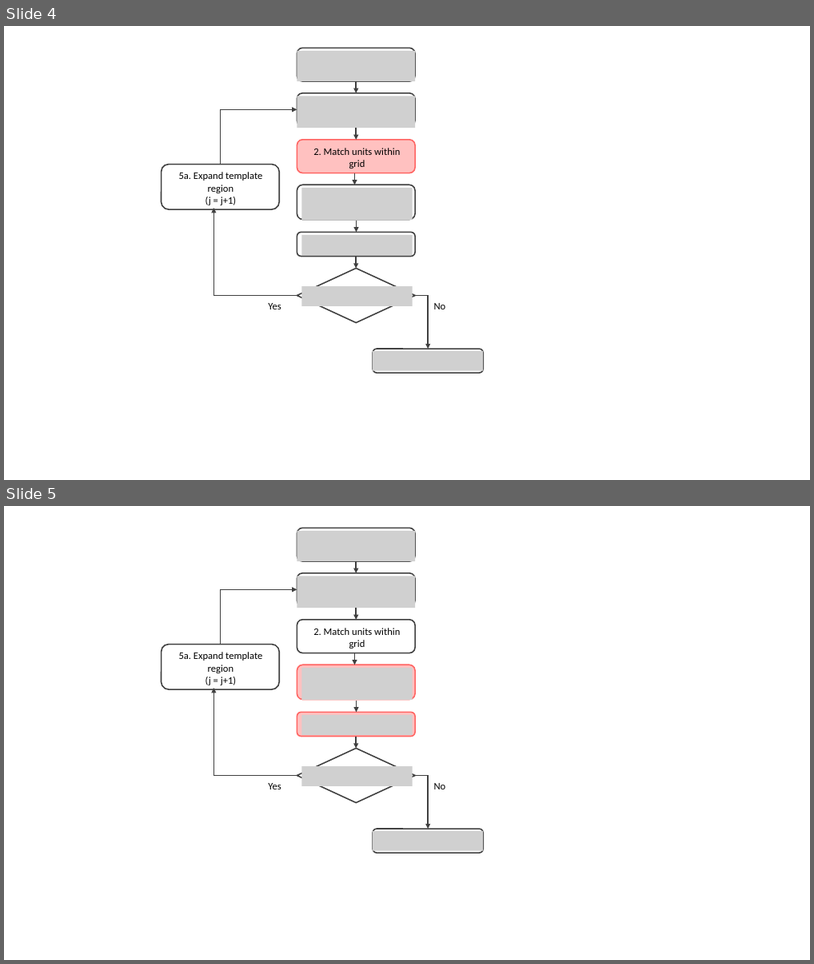
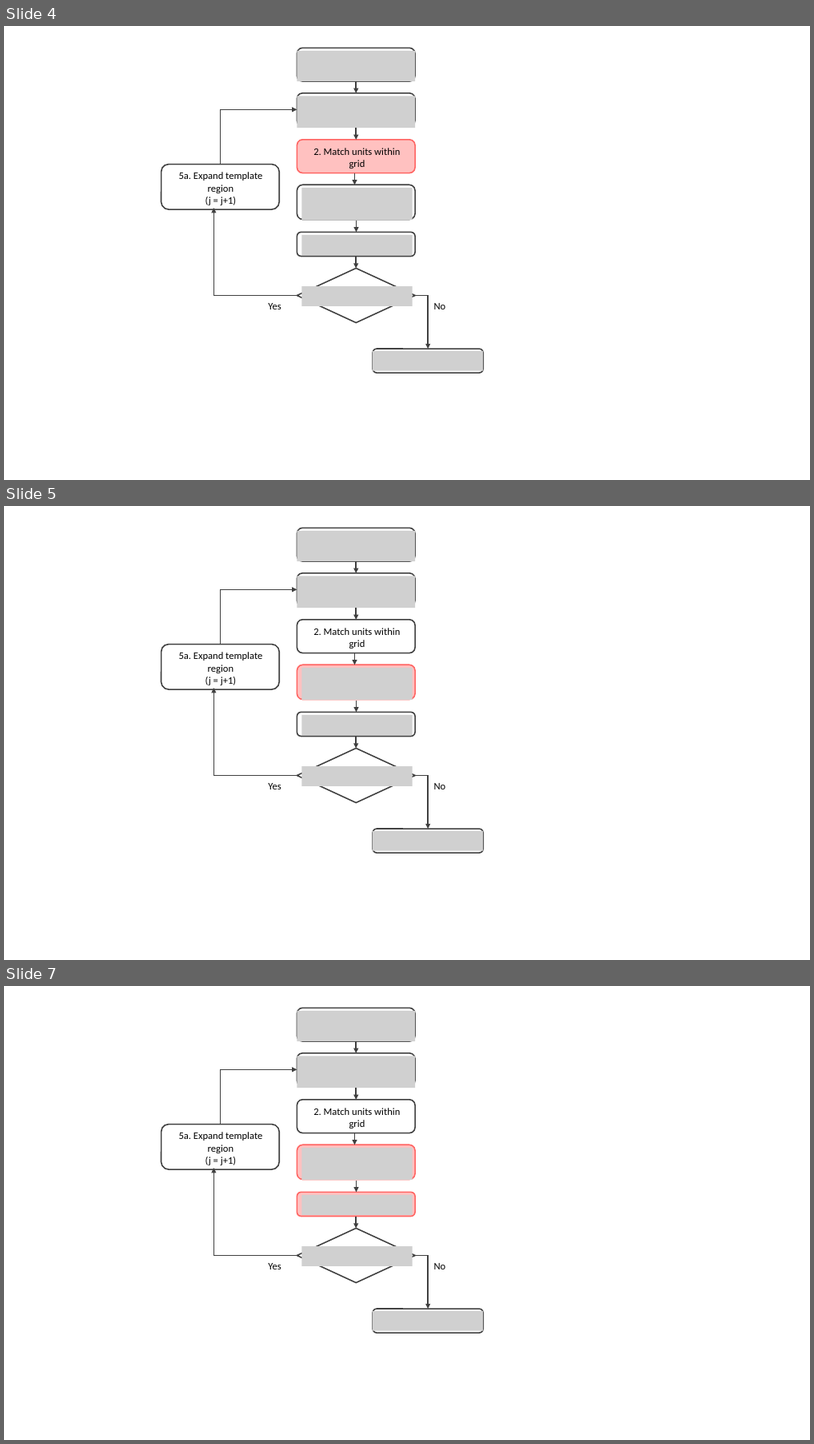
Before and after one commit to maibennett/presentations, a slide deck: content/presentations/RD/IC_20210312/images/diagram_GRD.pptx. Shown one above the other, each under a label of ours: slides 4 and 5 before the commit, slides 4, 5 and 7 after it; the slides between them are not shown. The pictures are 814x964 and 814x1444 pixels, drawn with LibreOffice and Linux fonts; fonts in the diff are those of the drawing; grey boxes stand for pictures. Boxes give left, top, right and bottom in pixels: in the first picture for what was removed or moved away, otherwise in the second. Text is boxed around its words. In the diff, an @@ line names an element or a change of style, - is before the commit and + after.

```diff
--- a/content/presentations/RD/IC_20210312/images/diagram_GRD.pptx
+++ b/content/presentations/RD/IC_20210312/images/diagram_GRD.pptx
@@ slide 5 added at bbox=[4, 506, 810, 960], background #FFFFFF @@
@@ rounded rectangle added at bbox=[298, 528, 415, 561], outline #404040 1.5 pt @@
@@ picture added at bbox=[298, 531, 415, 562] @@
@@ rounded rectangle added at bbox=[298, 573, 415, 606], outline #404040 1.5 pt @@
@@ picture added at bbox=[298, 576, 415, 608] @@
@@ arrow added from (356, 561) to (356, 573), #404040 1.5 pt @@
@@ elbow arrow added from (221, 644) to (298, 589), #404040 1.5 pt @@
@@ rounded rectangle added at bbox=[298, 620, 415, 653], outline #404040 1.5 pt @@
@@ arrow added from (356, 608) to (356, 620), #404040 1.5 pt @@
@@ rounded rectangle added at bbox=[162, 644, 279, 689], outline #404040 1.5 pt @@
@@ text added at bbox=[314, 628, 400, 648], 12 pt, text #000000 @@
+2. Match units within grid
@@ text added at bbox=[179, 652, 262, 685], 12 pt, text #000000 @@
+5a. Expand template region
+(j = j+1)
@@ rounded rectangle added at bbox=[298, 664, 415, 699], fill #FF6462 at 40% opacity, outline #FF6462 1.5 pt @@
@@ picture added at bbox=[302, 668, 413, 700] @@
@@ arrow added from (355, 653) to (355, 664), #404040 1.5 pt @@
@@ elbow arrow added from (298, 776) to (214, 688), #404040 1.5 pt @@
@@ rounded rectangle added at bbox=[298, 712, 415, 736], outline #404040 1.5 pt @@
@@ picture added at bbox=[302, 715, 413, 735] @@
@@ arrow added from (357, 700) to (357, 712), #404040 1.5 pt @@
@@ arrow added from (356, 736) to (356, 748), #404040 1.5 pt @@
@@ diamond added at bbox=[298, 748, 415, 803], outline #404040 1.5 pt @@
@@ picture added at bbox=[302, 766, 413, 786] @@
@@ text added at bbox=[268, 783, 281, 789], 12 pt, text #000000 @@
+Yes
@@ elbow arrow added from (415, 776) to (428, 828), #404040 1.5 pt @@
@@ text added at bbox=[434, 783, 446, 789], 12 pt, text #000000 @@
+No
@@ rounded rectangle added at bbox=[373, 828, 484, 852], outline #404040 1.5 pt @@
@@ picture added at bbox=[373, 831, 484, 851] @@
@@ what was slide 5 is now slide 7 @@
```
Also in this commit, not shown: 1 other slide added, 19 other files.
